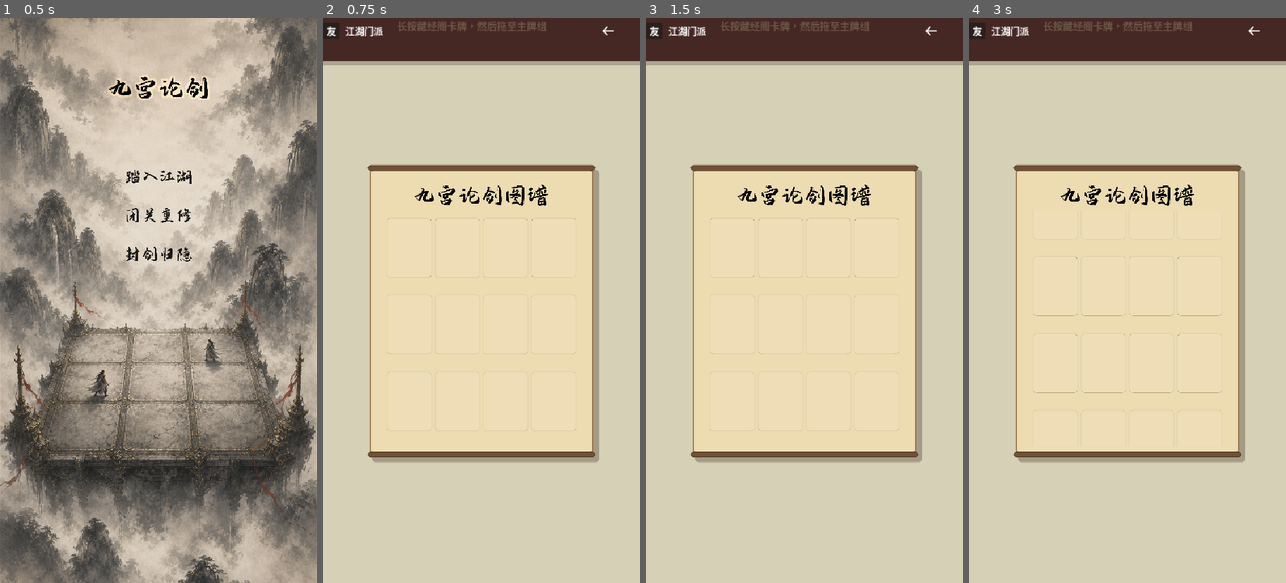
Above: before the commit, frames 1-4 (left to right).
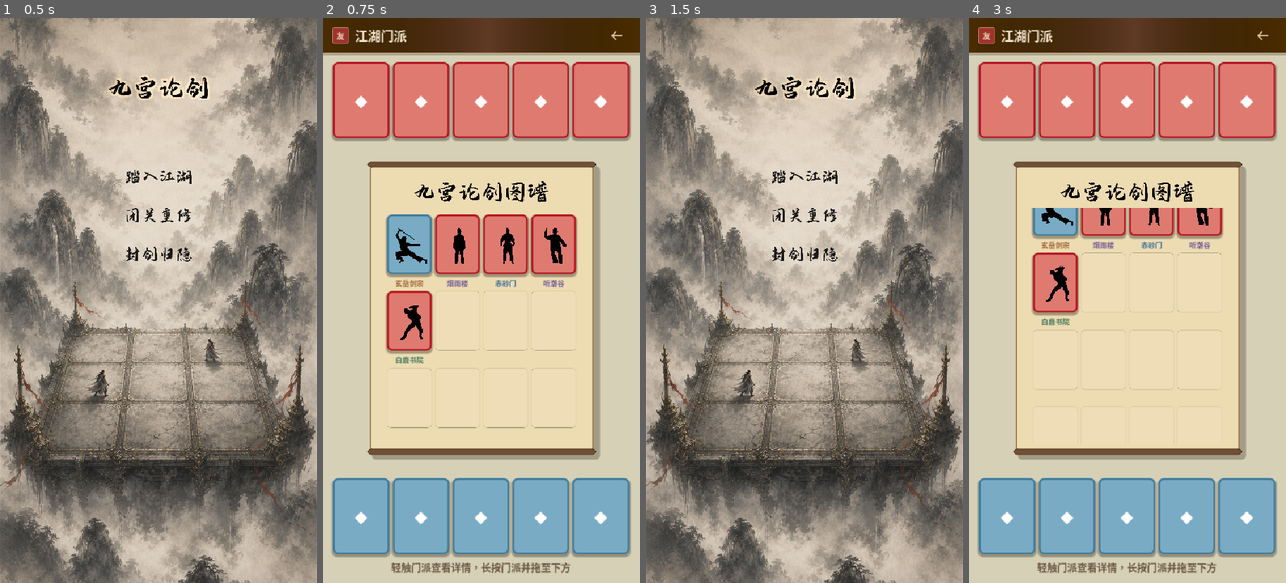
Above: after the commit, the same moments.

Repository: YLMstring/WuXiaCard
Game: Godot game, scene res://main.tscn
Same seed, same stepped clock (60 frames per second), same inputs: the game is played once before the commit and once after it.
Inputs (mouse positions are in pixels of both pictures, inside the frame that each line leads up to; where the layout moved, square brackets give the same spot in the first picture):
- Up to frame 1 (0.5 s): no input
- Up to frame 2 (0.75 s): click (481, 176) at 0.5 s
- Up to frame 3 (1.5 s): click (940, 34) [931, 29] at 1.25 s
- Up to frame 4 (3 s): click (1127, 176) at 2.02 s; tap Enter at 2.75 s; drag from (1054, 255) to (1159, 176) at 2.77 s

Frame 1 is identical in both runs. In frame 2, 45% of the frame differs, in the area x 0-100%, y 0-99%; in frame 3, 84%, in the area x 0-100%, y 0-100%; in frame 4, 42%.
Error before the commit: Assertion failed: Invalid card catalog: ["Definition is absent from ALL_CARD_IDS: SanQinFeng1"] (res://scripts/sect_selection_controller.gd:56)

Commit message:
Update card_catalog.gd

Diff:
--- a/scripts/card_catalog.gd
+++ b/scripts/card_catalog.gd
@@ -72,6 +72,9 @@
 	&"YouFenLaiYi2",
 	&"YouFenLaiYi3",
 	&"YouFenLaiYi4",
+	&"SanQinFeng1",
+	&"SanQinFeng2",
+	&"SanQinFeng3",
 	&"ZiXiaGong1",
 	&"ZiXiaGong2",
 	&"ZiXiaGong3",
@@ -152,7 +155,7 @@
 		"sect": "华山派",
 		"tier": 3,
 		"weapon": "剑法",
-		"description": "对手招式进场时，若在我的攻击范围内，我对其发起攻击。我翻面前，用尽内力以获取一张我的复制。",
+		"description": "对手招式进场时，若在我的攻击范围内，我对其发起攻击。我翻面前，耗尽内力以获取一张我的复制。",
 		"flavor": "华山剑法的绝招。华山上有数株古松，枝叶向下伸展，有如张臂欢迎上山的游客一般，称为“迎客松”。这招“苍松迎客”，便是从这几株古松的形状上变化而出。",
 		"powers": [3, 7, 7, 4],
 		"abilities": [
@@ -179,7 +182,7 @@
 		"sect": "华山派",
 		"tier": 4,
 		"weapon": "剑法",
-		"description": "对手招式进场时，若在我的攻击范围内，我对其发起攻击。我翻面前，用尽内力以获取一张我的复制。",
+		"description": "对手招式进场时，若在我的攻击范围内，我对其发起攻击。我翻面前，耗尽内力以获取一张我的复制。",
 		"flavor": "华山剑法的绝招。华山上有数株古松，枝叶向下伸展，有如张臂欢迎上山的游客一般，称为“迎客松”。这招“苍松迎客”，便是从这几株古松的形状上变化而出。",
 		"powers": [4, 7, 8, 4],
 		"abilities": [
@@ -328,13 +331,39 @@
 	&"SanQinFeng1": {
 		"id": &"SanQinFeng1",
 		"glyph": "太岳三青峰",
-		"picture": "res://pics/LKT010_495.png",
-		"sect": "华山派",
-		"tier": 1,
-		"weapon": "心法",
-		"description": "进场时，手牌和场上的友方剑法牌内力加一。",
-		"flavor": "华山气宗正统的运气口诀，气功一成，无往不利。",
-		"powers": [2, 1, 1, 2],
+		"picture": "res://pics/LKT010_559.png",
+		"sect": "华山派",
+		"tier": 1,
+		"weapon": "剑法",
+		"description": "回合开始时，耗内力以令场上首一个友方剑法发起攻击。",
+		"flavor": "岳不群的得意之作，据说第二剑比第一剑的劲道狠，第三剑又胜过了第二剑。",
+		"powers": [7, 2, 4, 7],
+		"abilities": [],
+	},
+	&"SanQinFeng2": {
+		"id": &"SanQinFeng2",
+		"glyph": "太岳三青峰",
+		"picture": "res://pics/LKT010_559.png",
+		"sect": "华山派",
+		"tier": 2,
+		"weapon": "剑法",
+		"description": "回合开始时，耗内力以令场上首两个友方剑法发起攻击。",
+		"flavor": "岳不群的得意之作，据说第二剑比第一剑的劲道狠，第三剑又胜过了第二剑。",
+		"powers": [7, 2, 4, 7],
+		"starting_ki": 1,
+		"abilities": [],
+	},
+	&"SanQinFeng3": {
+		"id": &"SanQinFeng3",
+		"glyph": "太岳三青峰",
+		"picture": "res://pics/LKT010_559.png",
+		"sect": "华山派",
+		"tier": 3,
+		"weapon": "剑法",
+		"description": "回合开始时，耗内力以令场上首三个友方剑法发起攻击。",
+		"flavor": "岳不群的得意之作，据说第二剑比第一剑的劲道狠，第三剑又胜过了第二剑。",
+		"powers": [7, 3, 4, 7],
+		"starting_ki": 1,
 		"abilities": [],
 	},
 	&"ZiXiaGong1": {
@@ -380,7 +409,7 @@
 		"sect": "华山派",
 		"tier": 4,
 		"weapon": "心法",
-		"description": "你的回合开始时，所有手牌点数加一。你的回合结束时，场上前两个友方点数加一。",
+		"description": "你的回合开始时，所有手牌点数加一。你的回合结束时，场上首两个其它友方点数加一。",
 		"flavor": "紫霞功威力极大，自来有“华山九功，第一紫霞”的说法。这门内功初发时若有若无，绵如云霞，然而蓄劲极韧，到后来更铺天盖地，势不可当，“紫霞”二字由此而来。",
 		"powers": [3, 2, 2, 2],
 		"abilities": [],
